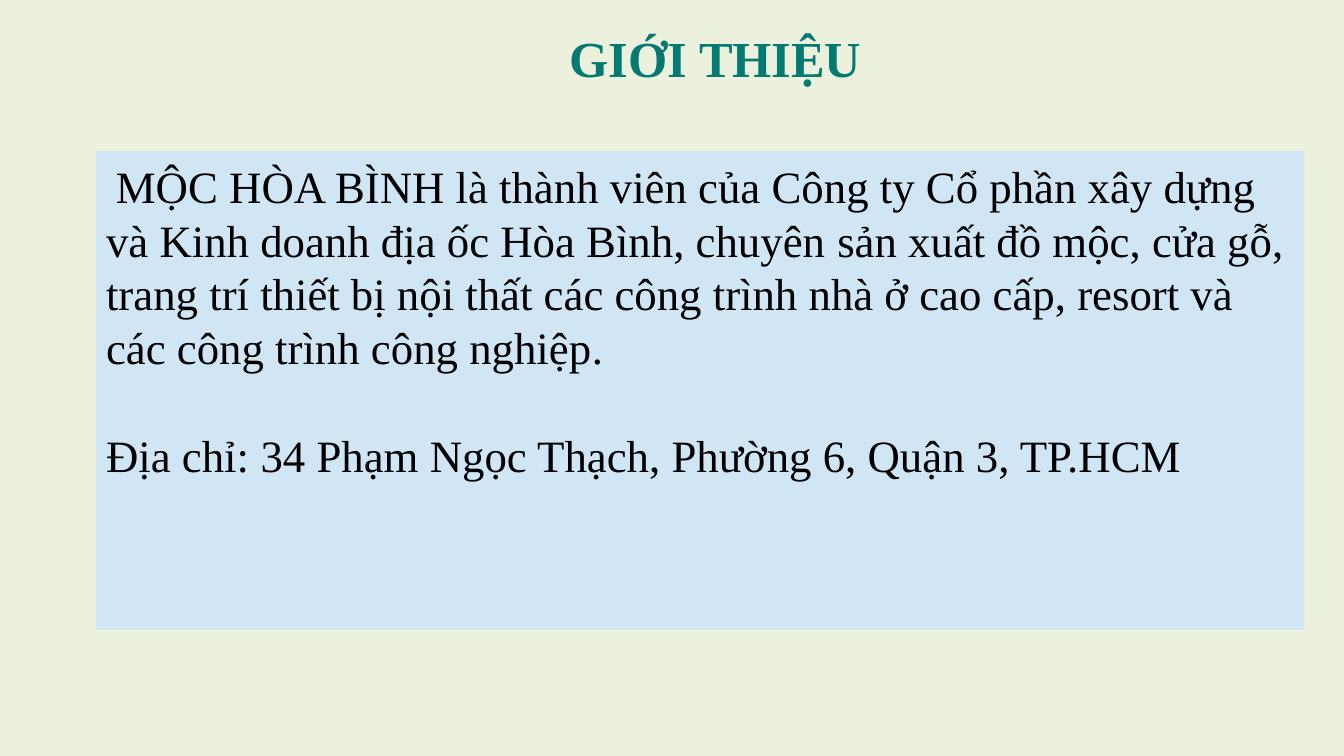
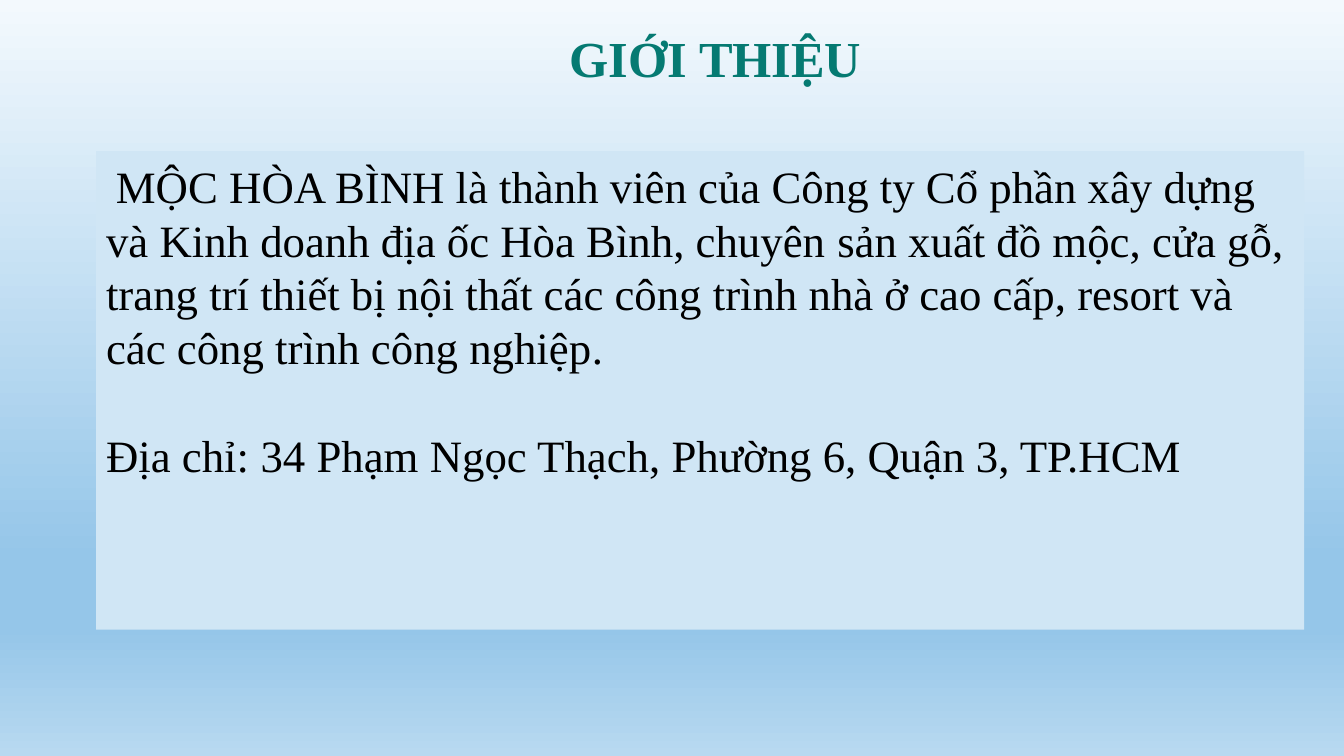
Before and after one commit to vubao98/Nhom-1, a slide deck: slide 4 of DELIVERABLES/Nghiệm thu đợt 1/NHOM1_QTDA.pptx. Drawn at 1344x756 pixels with LibreOffice and Linux fonts; fonts in the diff are those of the drawing. Boxes give left, top, right and bottom in pixels: in the first picture for what was removed or moved away, otherwise in the second. Text is boxed around its words. In the diff, an @@ line names an element or a change of style, - is before the commit and + after.

```diff
--- a/DELIVERABLES/Nghiệm thu đợt 1/NHOM1_QTDA.pptx
+++ b/DELIVERABLES/Nghiệm thu đợt 1/NHOM1_QTDA.pptx
@@ background #EBF1DD to gradient #F3F9FD to #95C6E9 to #B8D9F0 @@
```
Also in this commit, not shown: 21 other slides changed, 2 slides added, 8 slides removed.
